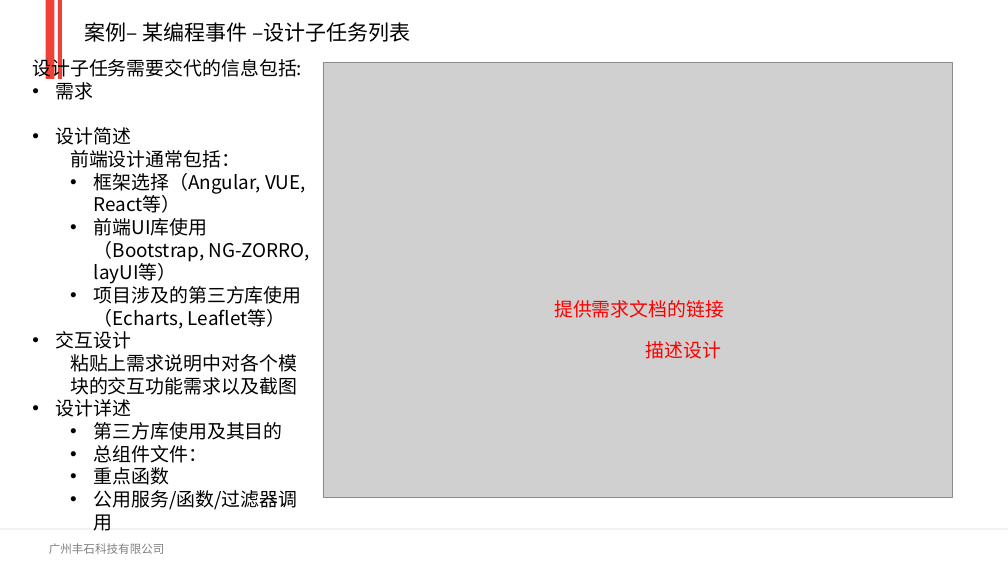
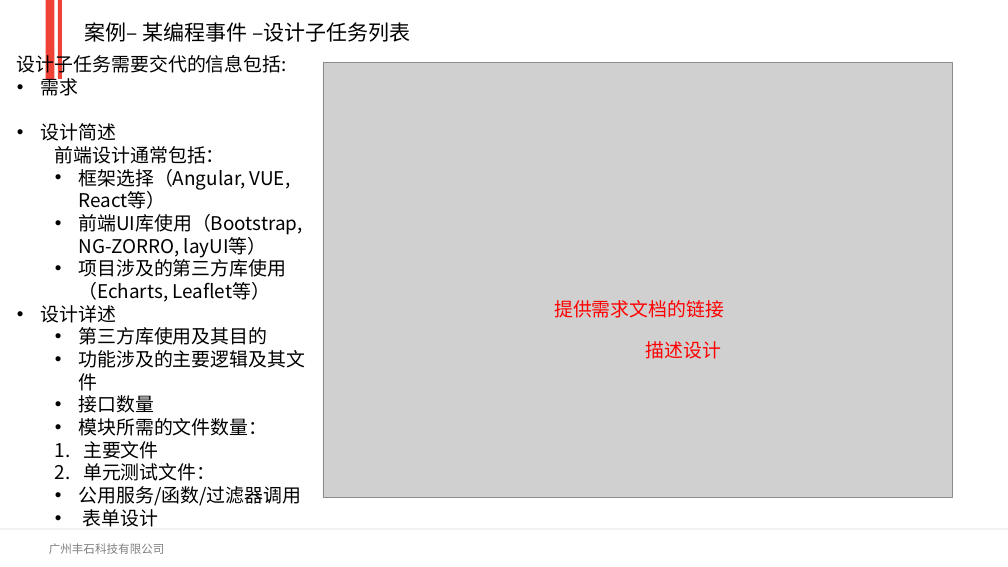
Before and after one commit to Raj6666/angular-training-demo, a slide deck: slide 24 of 培训文档/Web前端研发标准培训Latest.pptx. Drawn at 1008x567 pixels with LibreOffice and Linux fonts; fonts in the diff are those of the drawing; grey boxes stand for pictures; background and template pictures are left out. Boxes give left, top, right and bottom in pixels: in the first picture for what was removed or moved away, otherwise in the second. Text is boxed around its words. In the diff, an @@ line names an element or a change of style, - is before the commit and + after.

```diff
--- a/培训文档/Web前端研发标准培训Latest.pptx
+++ b/培训文档/Web前端研发标准培训Latest.pptx
@@ text "设计子任务需要交代的信息包括:": place and size @@
-text "设计子任务需要交代的信息包括:" at [32, 56, 310, 531]
+text "设计子任务需要交代的信息包括:" at [17, 52, 305, 527]
@@ text at [56, 331, 297, 395]: paragraphs removed @@
-• 交互设计
-  粘贴上需求说明中对各个模块的交互功能需求以及截图
@@ text at [78, 350, 305, 481]: text changed; font Calibri to Noto Sans CJK SC @@
-  • 总组件文件：
-  • 重点函数
+  • 功能涉及的主要逻辑及其文件
+  • 接口数量
+  • 模块所需的文件数量：
+  1. 主要文件
+  2. 单元测试文件：
@@ text at [83, 505, 159, 527]: paragraph added @@
+  • 表单设计
```
Also in this commit, not shown: 7 other slides changed, 2 slides added, 2 other files.
